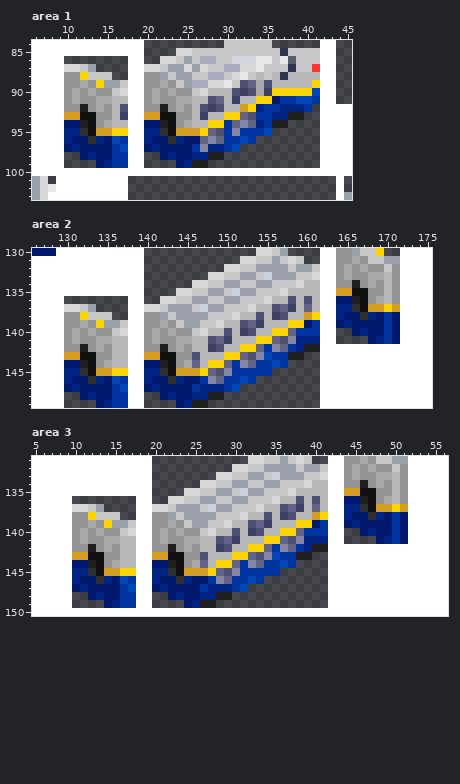
Two versions of one pixel-art file, src/trains/e4_series/gfx/e4_series.aseprite. That is the earlier state.
309x240 pixels, 1 frame. Colours within 5 levels of each other are drawn and written as one. Shown: area 1: x 6..45, y 84..103; area 2: x 126..175, y 130..149; area 3: x 5..56, y 131..150. The commit also changed other parts of the picture, which this record leaves out.
The result:
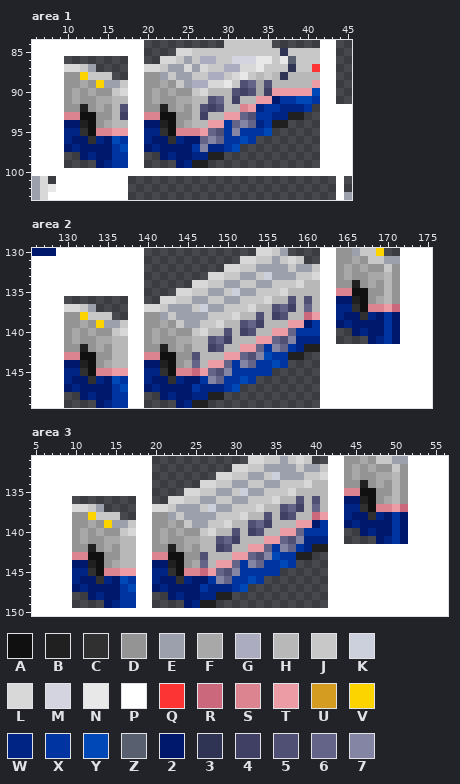
Palette (. is transparent): A #101010  B #202020  C #303030  D #949494  E #9ca0ac  F #a8a8a8  G #acacc0  H #b8b8b8  J #c8c8c8  K #ccd0dc  L #d8d8d8  M #d4d4e0  N #e8e8e8  P #ffffff  Q #fc3434  R #cc687c  S #dc8490  T #ec9ca4  U #d49c20  V #fcd400  W #002484  X #0034a0  Y #0048b8  Z #586070  2 #00186c  3 #303454  4 #404064  5 #505074  6 #646488  7 #8484a4
From old to new:
layer "Pink" now shown
Changed rows in their new state; - is an unchanged pixel.
Area 1, layer "Pink":
first column x 10:
 89 -------------------------------T
 90 --------------------------TTTTT-
 91 ------------------------TT------
 92 ----------------------ST--------
 93 SS--------SS--------TT----------
 94 ------------------TT------------
 95 ----SSTT------SSST--------------
Area 2, layer "Pink":
first column x 130:
135 ----------------------------------SS------
137 --------------------------------------SSTR
138 ------------------------------RT----------
139 ----------------------------TT------------
140 --------------------------TT--------------
141 ------------------------TT----------------
142 ----------------------TT------------------
143 SS--------SS--------TT--------------------
144 ------------------TT----------------------
145 ----SSTT------SSRT------------------------
Area 3, layer "Pink":
first column x 10:
135 ----------------------------------SS------
137 --------------------------------------SSTR
138 ------------------------------RT----------
139 ----------------------------TT------------
140 --------------------------TT--------------
141 ------------------------TT----------------
142 ----------------------TT------------------
143 SS--------SS--------TT--------------------
144 ------------------TT----------------------
145 ----SSTT------SSRT------------------------
